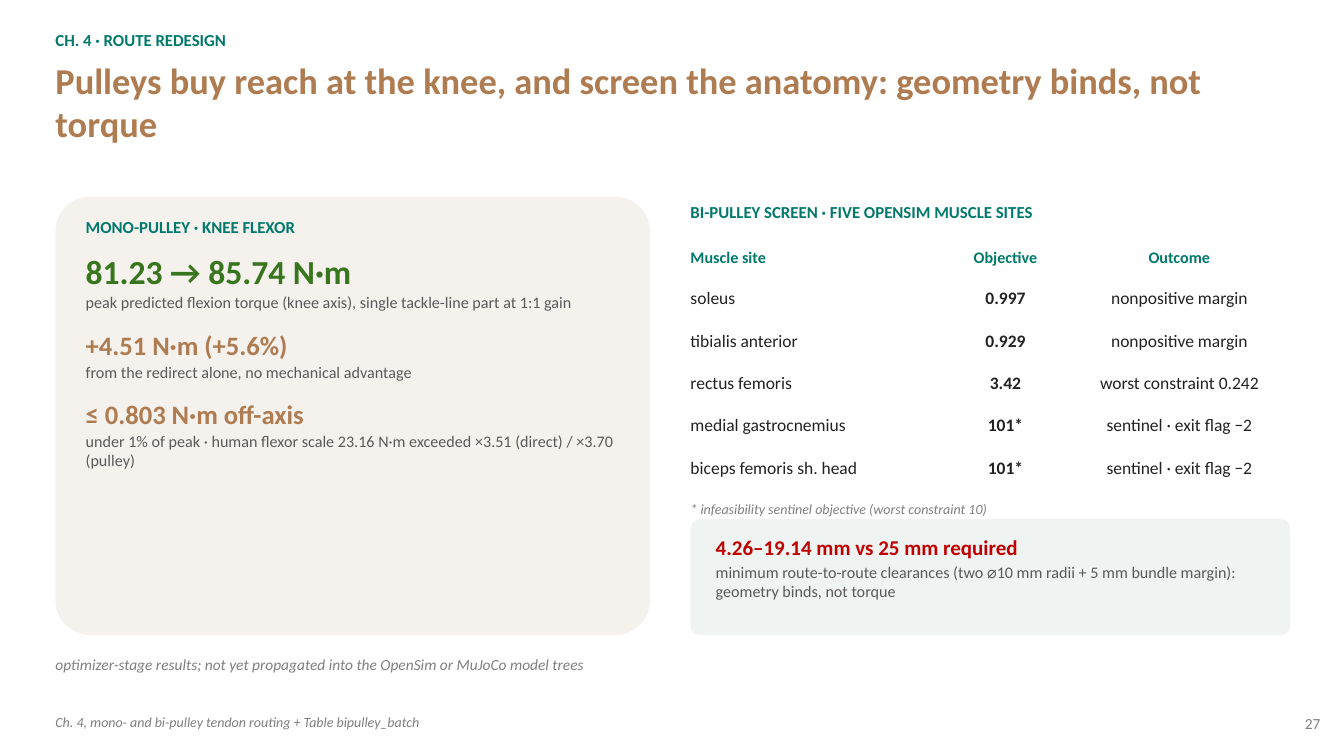
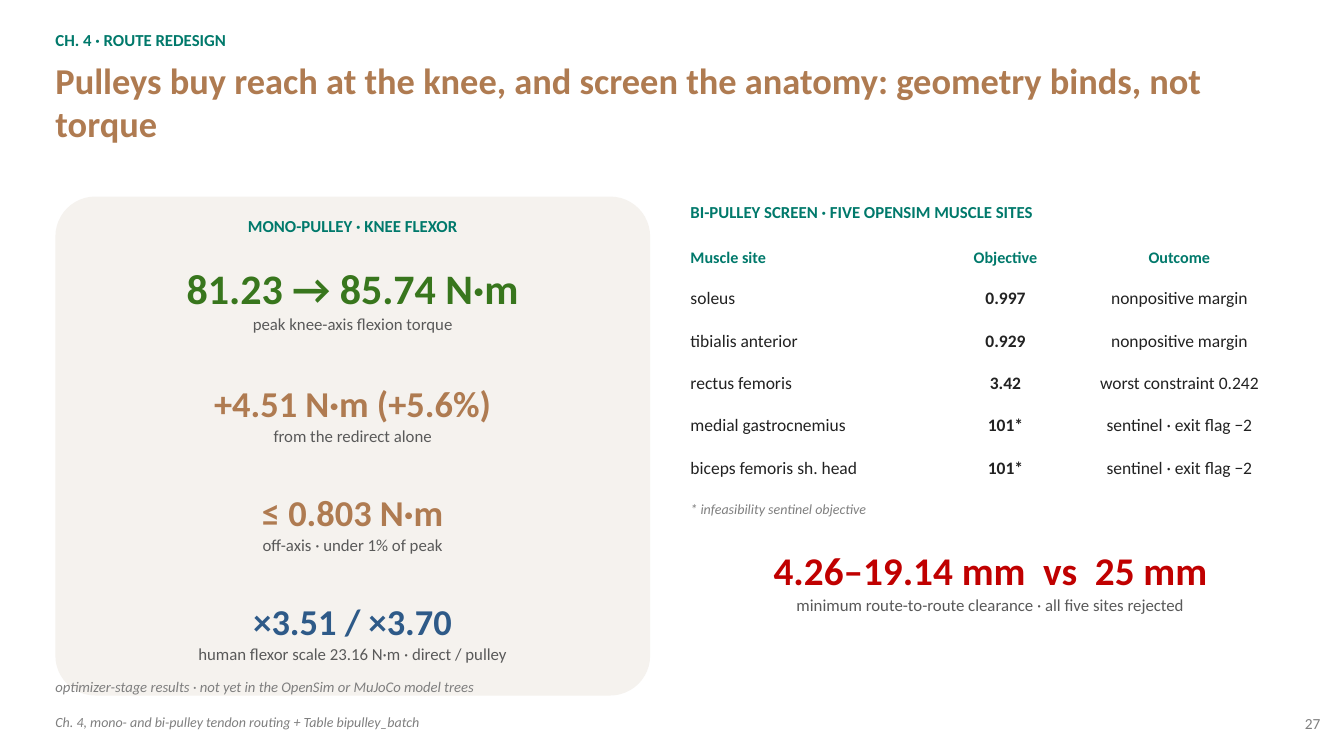
Before and after one commit to Agile-and-Adaptive-Robotics/Bipedal_Robot, a slide deck: slide 27 of Documentation/Reports and Papers/Dissertation/Defense/Bolen_Dissertation_Defense.pptx. Drawn at 1344x756 pixels with LibreOffice and Linux fonts; fonts in the diff are those of the drawing. Boxes give left, top, right and bottom in pixels: in the first picture for what was removed or moved away, otherwise in the second. Text is boxed around its words. In the diff, an @@ line names an element or a change of style, - is before the commit and + after.

Commit message:
dissertation defense and iso torque paper

```diff
--- a/Documentation/Reports and Papers/Dissertation/Defense/Bolen_Dissertation_Defense.pptx
+++ b/Documentation/Reports and Papers/Dissertation/Defense/Bolen_Dissertation_Defense.pptx
@@ rounded rectangle: place and size @@
-rounded rectangle at <box>55,197,650,635</box>
+rounded rectangle at <box>55,197,650,696</box>
@@ text removed at <box>86,222,613,469</box> @@
-MONO-PULLEY · KNEE FLEXOR
-81.23 → 85.74 N·m
-peak predicted flexion torque (knee axis), single tackle-line part at 1:1 gain
-+4.51 N·m (+5.6%)
-from the redirect alone, no mechanical advantage
-≤ 0.803 N·m off-axis
-under 1% of peak · human flexor scale 23.16 N·m exceeded ×3.51 (direct) / ×3.70 (pulley)
@@ text added at <box>248,221,457,232</box>, 12 pt, text #00796B, bold @@
+MONO-PULLEY · KNEE FLEXOR
@@ text added at <box>187,275,518,333</box>, 12 pt, text #595959 @@
+81.23 → 85.74 N·m
+peak knee-axis flexion torque
@@ text added at <box>214,390,491,442</box>, 12 pt, text #595959 @@
++4.51 N·m (+5.6%)
+from the redirect alone
@@ text added at <box>263,501,443,554</box>, 12 pt, text #595959 @@
+≤ 0.803 N·m
+off-axis · under 1% of peak
@@ text at <box>701,504,866,517</box>: text changed @@
-* infeasibility sentinel objective (worst constraint 10)
+* infeasibility sentinel objective
@@ rounded rectangle removed at <box>691,519,1291,635</box> @@
@@ text at <box>774,558,1207,614</box>: text changed; size 11.5 to 12 pt @@
-4.26–19.14 mm vs 25 mm required
-minimum route-to-route clearances (two ⌀10 mm radii + 5 mm bundle margin): geometry binds, not torque
+4.26–19.14 mm vs 25 mm
+minimum route-to-route clearance · all five sites rejected
@@ text added at <box>198,611,506,663</box>, 12 pt, text #595959 @@
+×3.51 / ×3.70
+human flexor scale 23.16 N·m · direct / pulley
@@ text at <box>55,682,474,695</box>: text changed; size 11 to 10.5 pt @@
-optimizer-stage results; not yet propagated into the OpenSim or MuJoCo model trees
+optimizer-stage results · not yet in the OpenSim or MuJoCo model trees
```
Also in this commit, not shown: 8 other slides changed, 21 other files.
